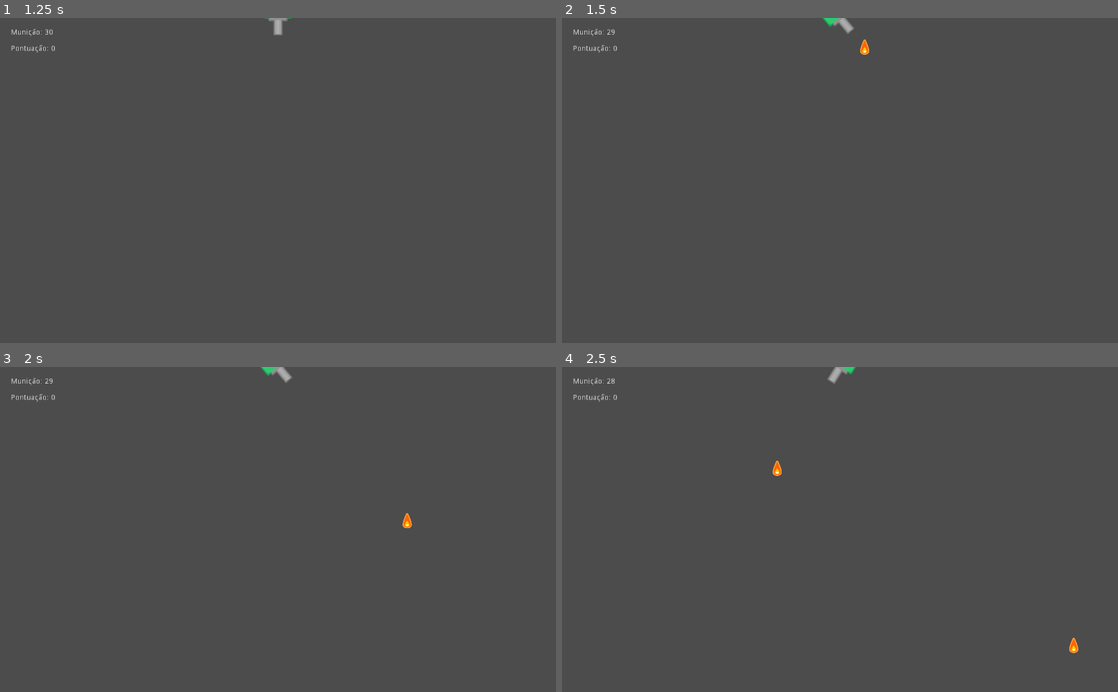
Above: before the commit, frames 1-4 (two rows, left to right).
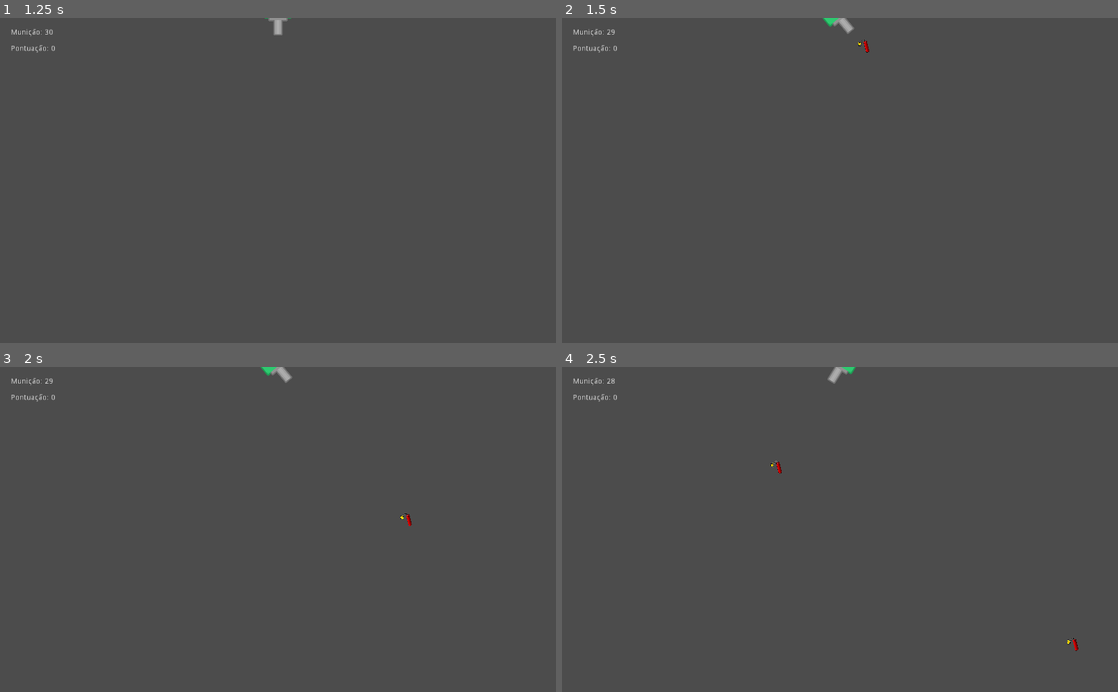
Above: after the commit, the same moments.

Repository: guidani/miner_game
Game: Godot game, scene res://cenas/Menu.tscn
Two runs of this game, one before a commit and one after it. Both use one fixed random seed, a clock stepped at 60 frames per second and the inputs below.
Inputs (mouse positions are in pixels of both pictures, inside the frame that each line leads up to):
- Up to frame 1 (1.25 s): click "START" at 0.5 s
- Up to frame 2 (1.5 s): tap Enter at 1.25 s; move the mouse to (962, 164) at 1.27 s; tap Space (atirar) at 1.35 s
- Up to frame 3 (2 s): no input
- Up to frame 4 (2.5 s): move the mouse to (728, 545) at 2.02 s; tap Space (atirar) at 2.1 s

Frame 1 is identical in both runs. In frame 2, less than 0.1% of the frame differs, in the area x 53-56%, y 6-12%; in frame 3, less than 0.1%; in frame 4, 0.1%, in the area x 37-93%, y 28-89%.

Commit message:
atualizado sprite do tiro

Diff:
--- a/entidades/Tiro1.tscn
+++ b/entidades/Tiro1.tscn
@@ -1,6 +1,6 @@
 [gd_scene load_steps=4 format=2]
 
-[ext_resource path="res://assets/fogo1.png" type="Texture" id=1]
+[ext_resource path="res://assets/dynamite.png" type="Texture" id=1]
 [ext_resource path="res://entidades/Tiro1.gd" type="Script" id=2]
 
 [sub_resource type="CapsuleShape2D" id=1]
@@ -10,11 +10,10 @@
 [node name="Tiro1" type="Area2D"]
 scale = Vector2( 0.5, 0.5 )
 script = ExtResource( 2 )
-__meta__ = {
-"_edit_group_": true
-}
 
 [node name="Sprite" type="Sprite" parent="."]
+position = Vector2( -4, -4 )
+scale = Vector2( 0.0892435, 0.113475 )
 texture = ExtResource( 1 )
 
 [node name="CollisionShape2D" type="CollisionShape2D" parent="."]
Binary file added: assets/dynamite.png
Not shown, added: assets/dynamite.png.import
